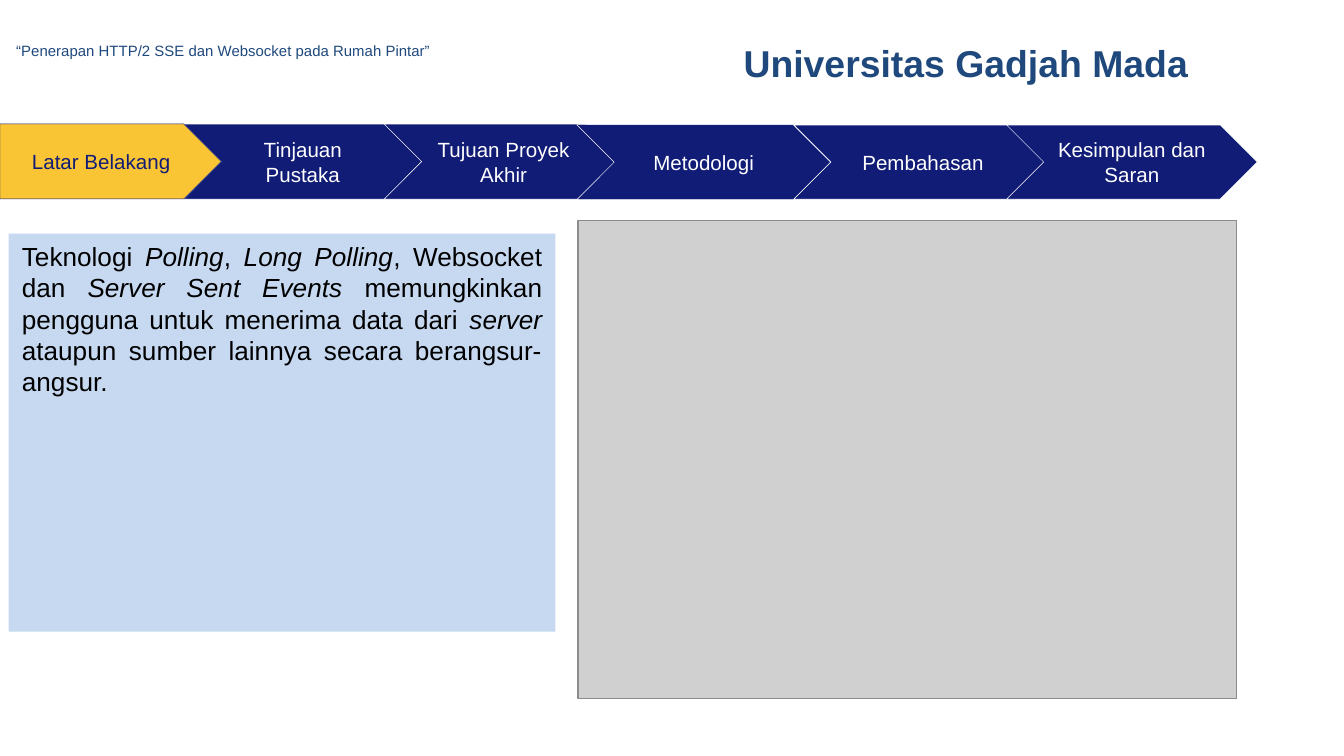
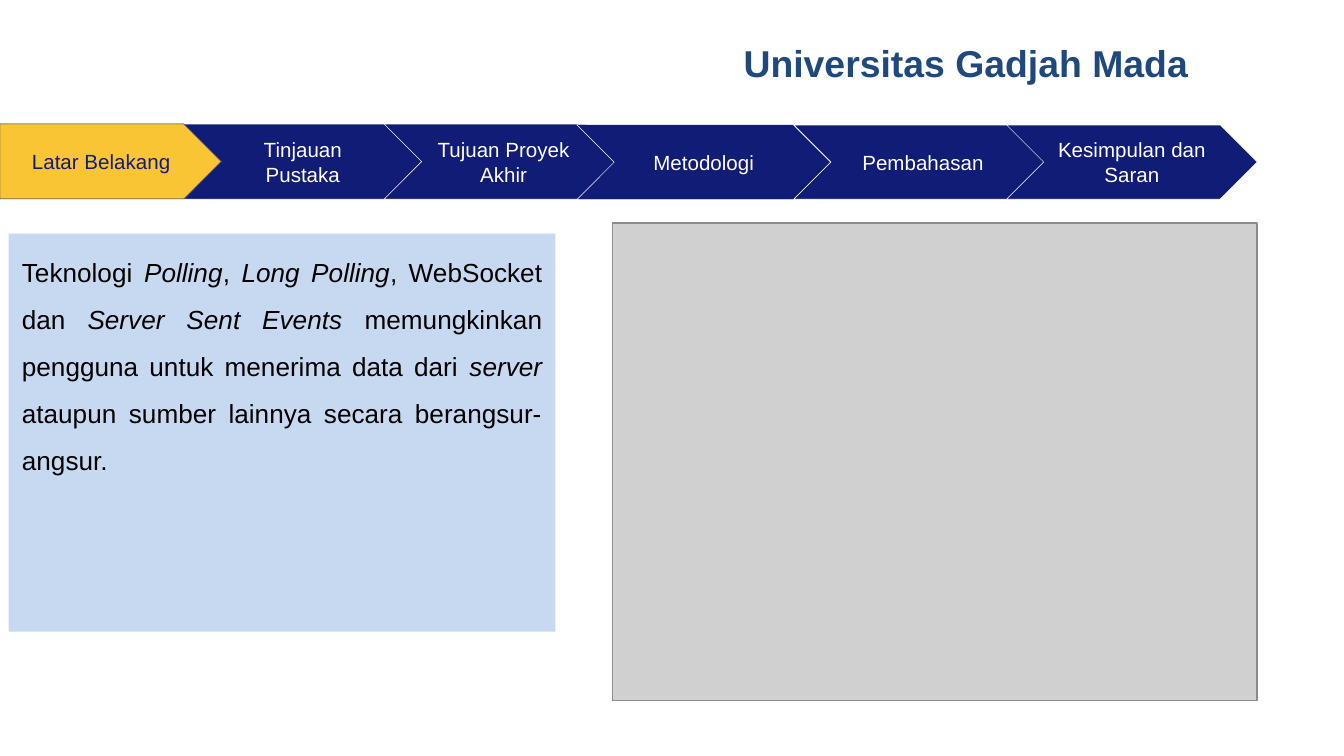
Before and after one commit to rusminto/ws_sse, a slide deck: slide 4 of berkas/ppt muham.pptx (slide 5 before the commit). Drawn at 1344x756 pixels with LibreOffice and Linux fonts; fonts in the diff are those of the drawing; grey boxes stand for pictures; background and template pictures are left out. Boxes give left, top, right and bottom in pixels: in the first picture for what was removed or moved away, otherwise in the second. Text is boxed around its words. In the diff, an @@ line names an element or a change of style, - is before the commit and + after.

```diff
--- a/berkas/ppt muham.pptx
+++ b/berkas/ppt muham.pptx
@@ text removed at [16, 45, 430, 59] @@
-“Penerapan HTTP/2 SSE dan Websocket pada Rumah Pintar”
@@ picture: place and size @@
-picture at [578, 220, 1236, 699]
+picture at [613, 223, 1257, 700]
@@ text in rectangle at [22, 263, 542, 476]: text changed @@
-Teknologi Polling, Long Polling, Websocket dan Server Sent Events memungkinkan pengguna untuk menerima data dari server ataupun sumber lainnya secara berangsur-angsur.
+Teknologi Polling, Long Polling, WebSocket dan Server Sent Events memungkinkan pengguna untuk menerima data dari server ataupun sumber lainnya secara berangsur-angsur.
```
Also in this commit, not shown: 23 other slides changed, 2 slides removed, 50 other files.
